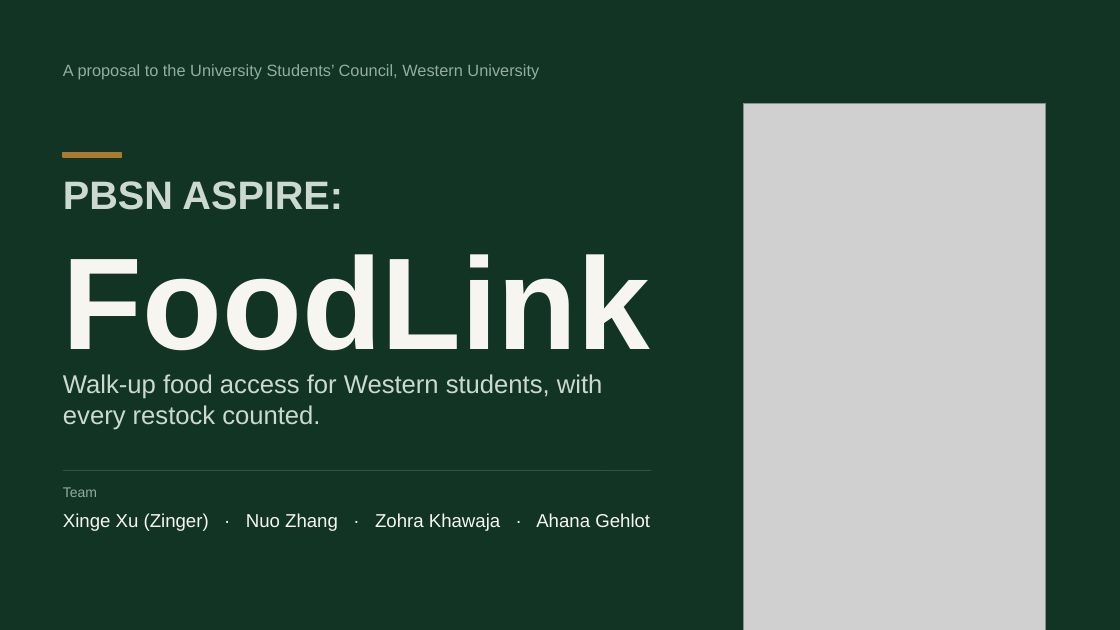
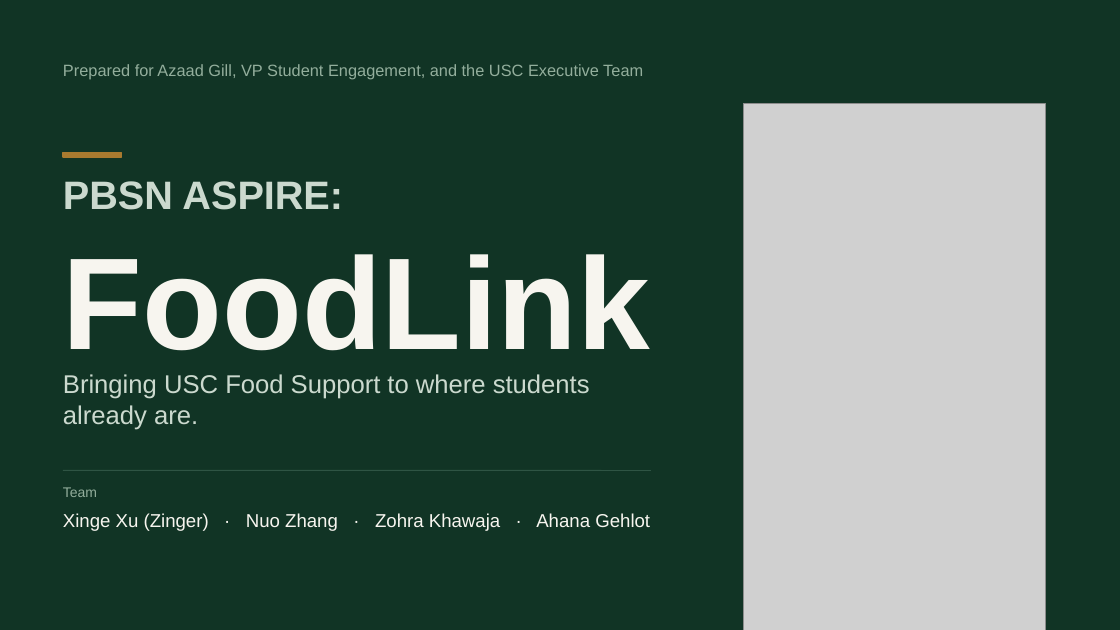
Before and after one commit to xingexu/aspire, a slide deck: slide 1 of deck/PBSN_ASPIRE_FoodLink.pptx. Drawn at 1120x630 pixels with LibreOffice and Linux fonts; fonts in the diff are those of the drawing; grey boxes stand for pictures. Boxes give left, top, right and bottom in pixels: in the first picture for what was removed or moved away, otherwise in the second. Text is boxed around its words. In the diff, an @@ line names an element or a change of style, - is before the commit and + after.

```diff
--- a/deck/PBSN_ASPIRE_FoodLink.pptx
+++ b/deck/PBSN_ASPIRE_FoodLink.pptx
@@ text at box(63, 64, 643, 80): text changed @@
-A proposal to the University Students’ Council, Western University
+Prepared for Azaad Gill, VP Student Engagement, and the USC Executive Team
@@ text at box(63, 374, 590, 430): text changed @@
-Walk-up food access for Western students, with every restock counted.
+Bringing USC Food Support to where students already are.
```
Also in this commit, not shown: 12 other slides changed, 9 slides added, 7 slides removed, 6 other files.
